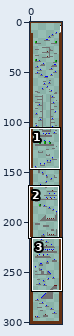
Sprite sheet: MarioGame/Resources/Stages/2/sketch_edited.png. Above, an overview of the earlier version with the close-up marked.
Close-up. Earlier state:
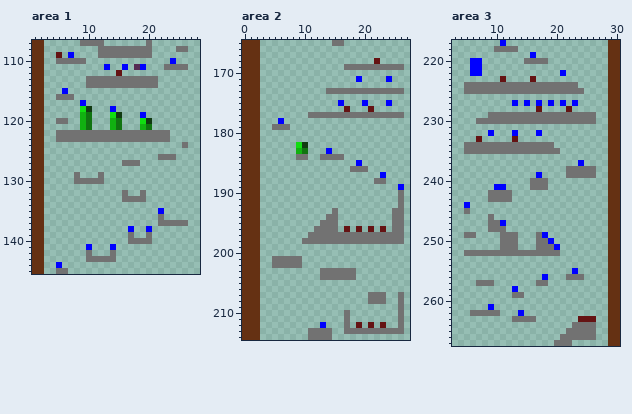
The file is 32x302 pixels. Shown: area 1: x 1..28, y 107..145; area 2: x 0..27, y 165..214; area 3: x 3..30, y 217..267. The commit also changed other parts of the picture, which this record leaves out.
After:
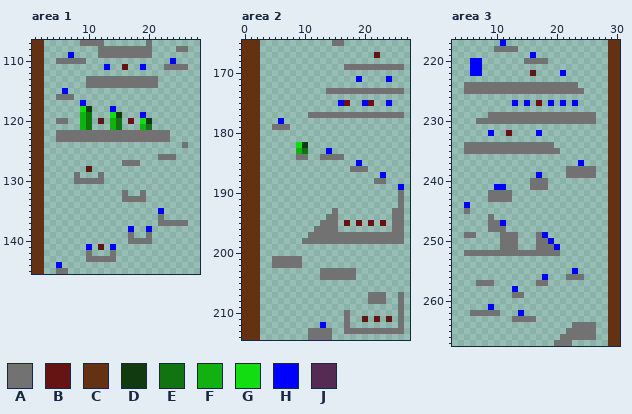
Palette (. is transparent): A #727272  B #651313  C #653113  D #113a11  E #117411  F #11b111  G #11dd11  H #0000ff  J #552a53
Changes in this commit:
Changed rows in their new state; - is an unchanged pixel.
Area 1:
first column x 5:
109 .-------------
111 -----------B-.
112 ----------.---
first column x 12:
120 B----B
first column x 10:
128 B
first column x 12:
141 B
Area 2:
first column x 22:
167 B
168 .
first column x 17:
175 B---B
176 .---.
first column x 17:
195 B-B-B-B
196 .-.-.-.
first column x 19:
211 -B-B-B
212 .-.-.-
Area 3:
first column x 11:
222 -----B
223 .----.
first column x 17:
227 B-----
228 .----.
first column x 7:
232 -----B.
233 .-----.
first column x 24:
263 ...
